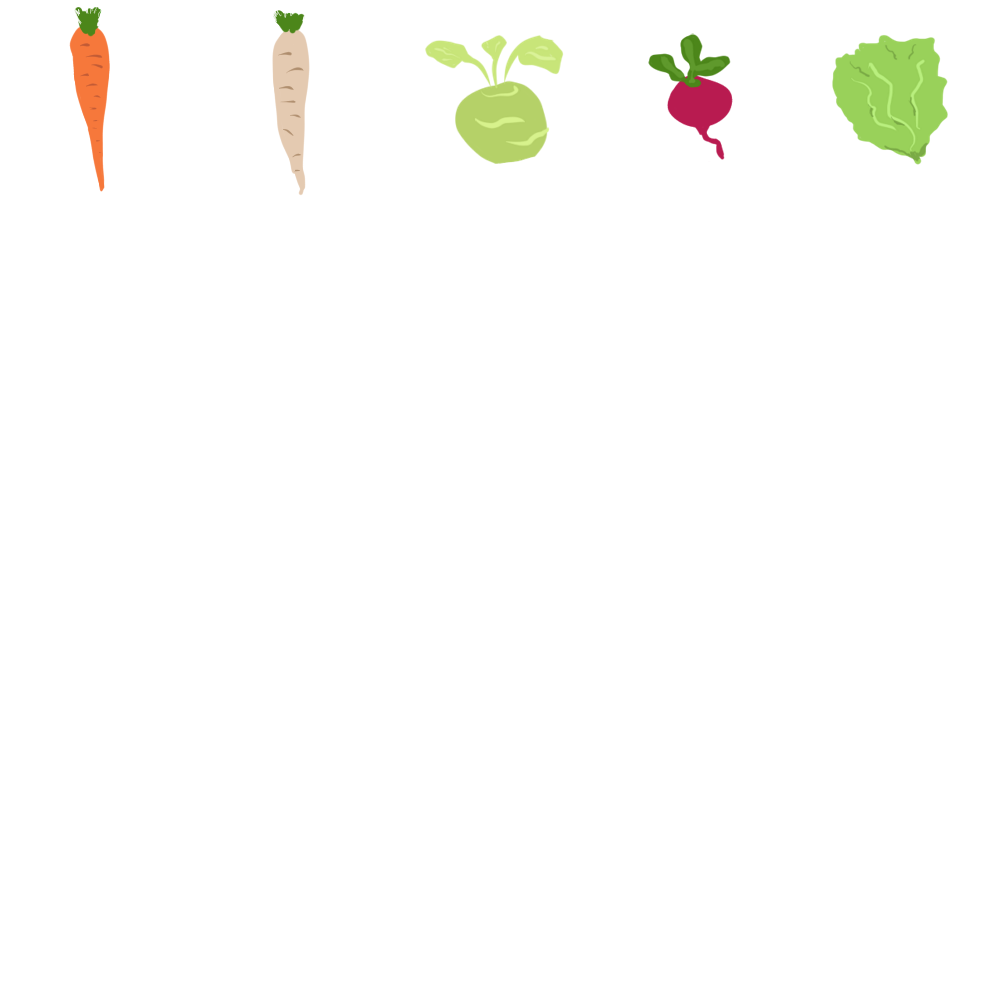
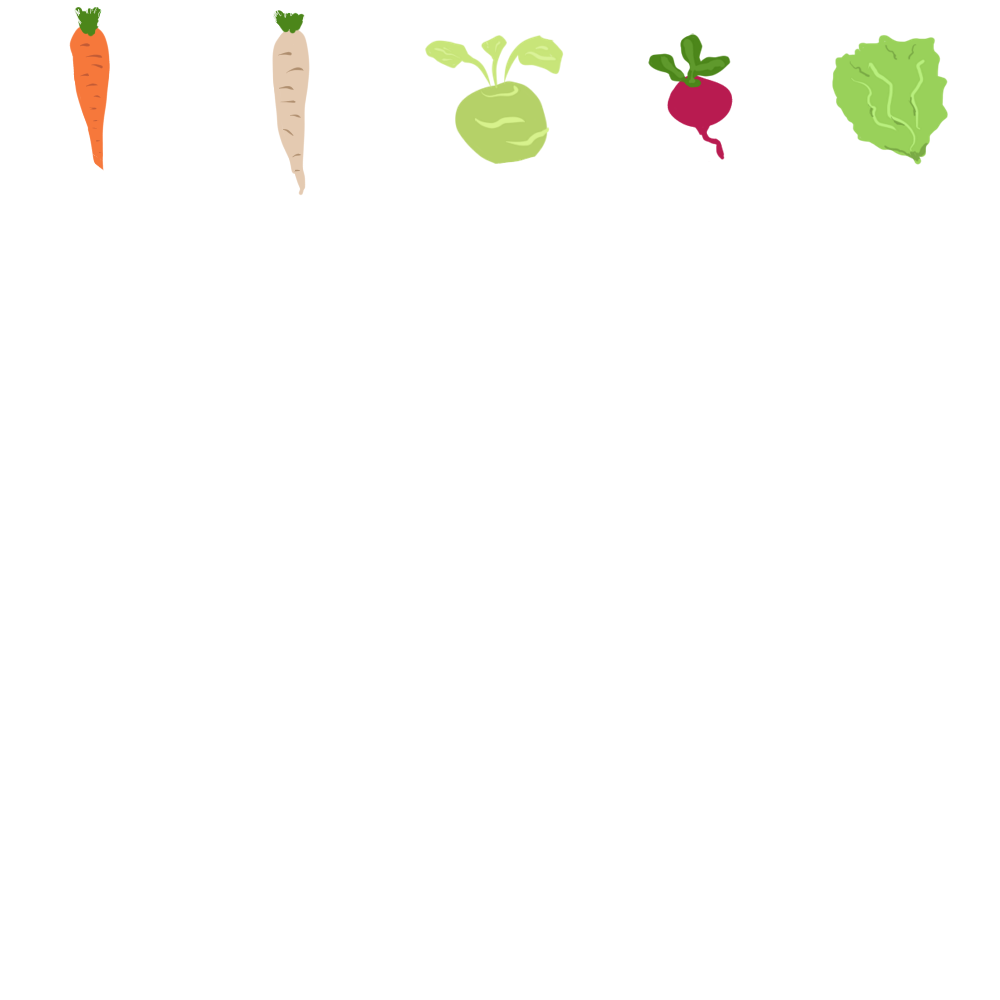
Layered file, before and after one edit (w=1000, h=1000). Changes by layer:
painted on "carrot" over left=93, top=154, right=105, bottom=192
